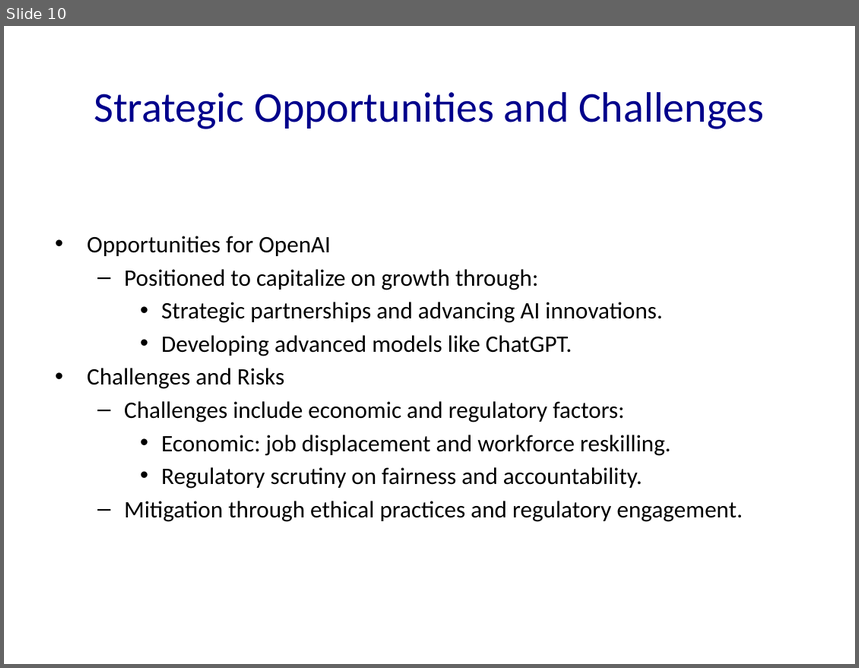
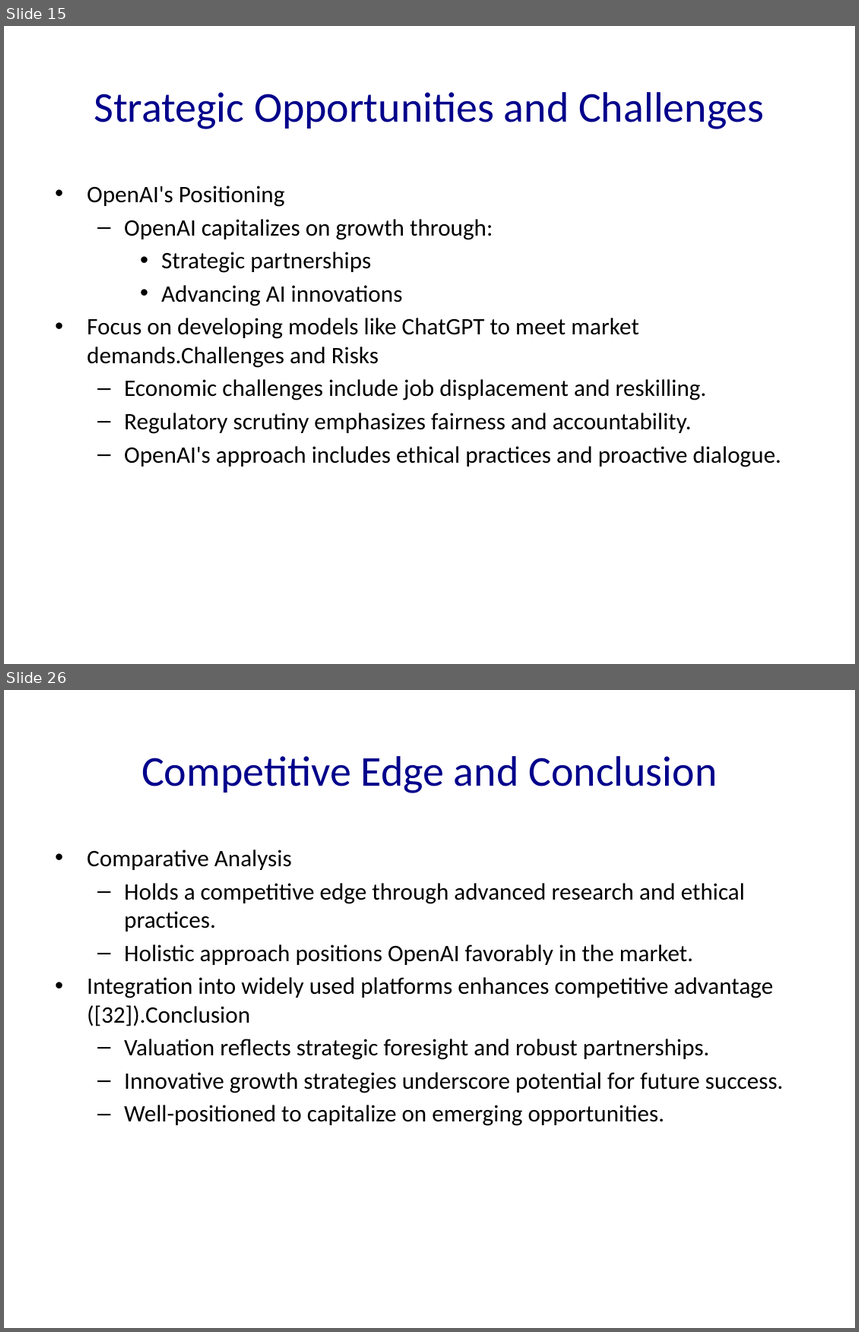
Before and after one commit to Frank-Gu-81/slides_autogeneration, a slide deck: OpenAI.pptx. Shown one above the other, each under a label of ours: slide 10 before the commit, slides 15 and 26 after it; the slides between them are not shown. The pictures are 859x668 and 859x1332 pixels, drawn with LibreOffice and Linux fonts; fonts in the diff are those of the drawing. Boxes give left, top, right and bottom in pixels: in the first picture for what was removed or moved away, otherwise in the second. Text is boxed around its words. In the diff, an @@ line names an element or a change of style, - is before the commit and + after.

```diff
--- a/OpenAI.pptx
+++ b/OpenAI.pptx
@@ slide 26 added at [4,690,855,1328], background #FFFFFF @@
@@ title added at [142,756,717,793], 36 pt, text #00008B @@
+Competitive Edge and Conclusion
@@ text added at [87,850,784,1126], 20 pt, text #000000 @@
+• Comparative Analysis
+  – Holds a competitive edge through advanced research and ethical practices.
+  – Holistic approach positions OpenAI favorably in the market.
+• Integration into widely used platforms enhances competitive advantage ([32]).Conclusion
+  – Valuation reflects strategic foresight and robust partnerships.
+  – Innovative growth strategies underscore potential for future success.
+  – Well-positioned to capitalize on emerging opportunities.
@@ what was slide 10 is now slide 15 @@
@@ slide 15 changed as well @@
@@ text at [87,186,781,468]: text changed @@
-• Opportunities for OpenAI
-  – Positioned to capitalize on growth through:
-    • Strategic partnerships and advancing AI innovations.
-    • Developing advanced models like ChatGPT.
-• Challenges and Risks
-  – Challenges include economic and regulatory factors:
-    • Economic: job displacement and workforce reskilling.
-    • Regulatory scrutiny on fairness and accountability.
-  – Mitigation through ethical practices and regulatory engagement.
+• OpenAI's Positioning
+  – OpenAI capitalizes on growth through:
+    • Strategic partnerships
+    • Advancing AI innovations
+• Focus on developing models like ChatGPT to meet market demands.Challenges and Risks
+  – Economic challenges include job displacement and reskilling.
+  – Regulatory scrutiny emphasizes fairness and accountability.
+  – OpenAI's approach includes ethical practices and proactive dialogue.
```
Also in this commit, not shown: 7 other slides changed, 21 other slides added, 3 slides removed, 11 other files.
